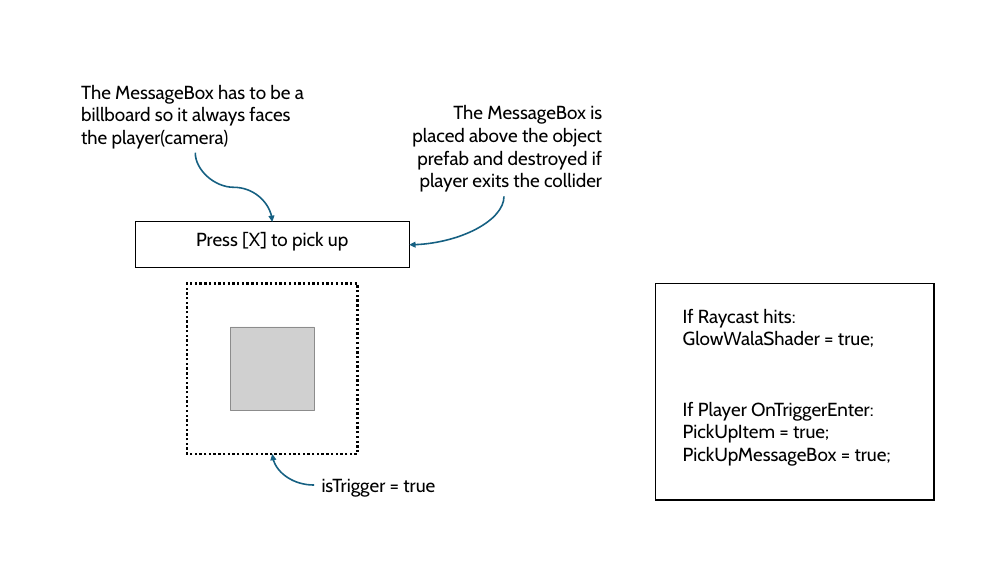
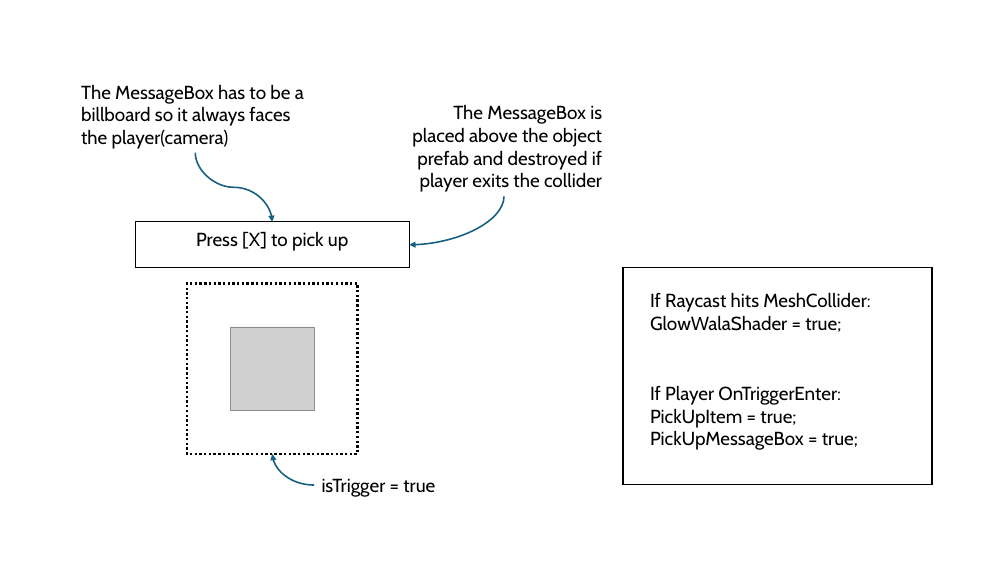
Before and after one commit to ShrutiSabbanii/VRHorror, a slide deck: slide 1 of SRS.pptx. Drawn at 1008x567 pixels with LibreOffice and Linux fonts; fonts in the diff are those of the drawing; grey boxes stand for pictures. Boxes give left, top, right and bottom in pixels: in the first picture for what was removed or moved away, otherwise in the second. Text is boxed around its words. In the diff, an @@ line names an element or a change of style, - is before the commit and + after.

```diff
--- a/SRS.pptx
+++ b/SRS.pptx
@@ rectangle: place and size @@
-rectangle at [656,284,935,501]
+rectangle at [623,268,932,485]
@@ text "If Raycast hits MeshCollider:": place and size @@
-text "If Raycast hits MeshCollider:" at [683,308,874,347]
+text "If Raycast hits MeshCollider:" at [650,292,870,332]
@@ text at [650,292,870,312]: text changed @@
-If Raycast hits:
+If Raycast hits MeshCollider:
@@ text "If Player OnTriggerEnter:": place and size @@
-text "If Player OnTriggerEnter:" at [683,401,891,466]
+text "If Player OnTriggerEnter:" at [650,385,858,450]
```
Also in this commit, not shown: 7 slides added, 6 other files.
